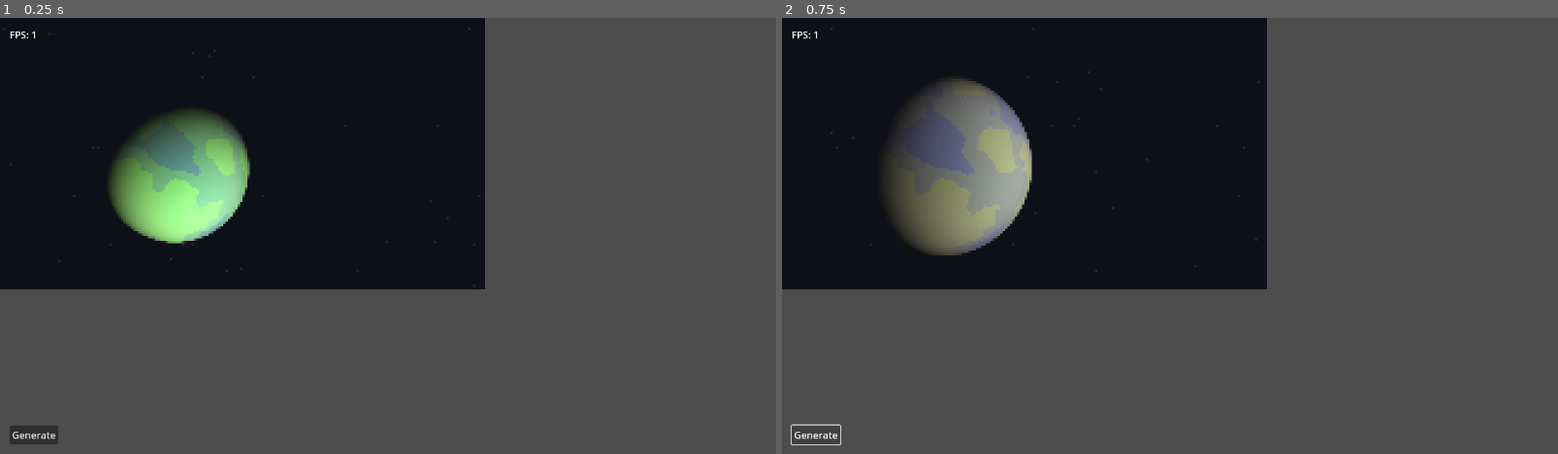
Above: before the commit, frames 1-2 (left to right).
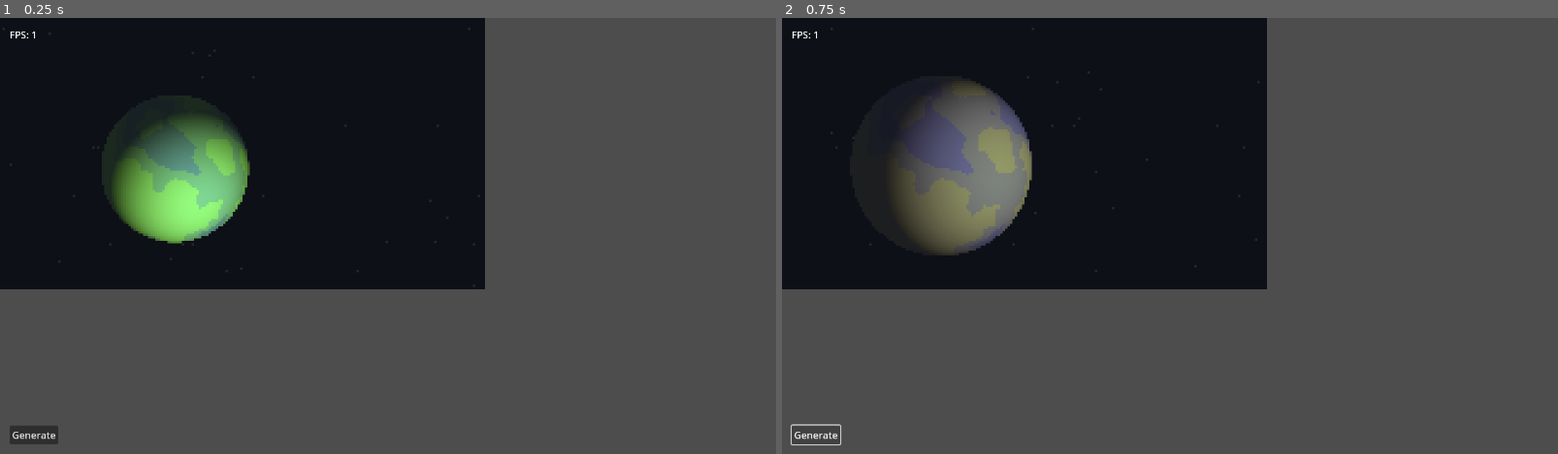
Above: after the commit, the same moments.

Repository: omgthan/planet
Game: Godot game, scene res://main.tscn
Same seed, same stepped clock (60 frames per second), same inputs: the game is played once before the commit and once after it.
Inputs:
- Up to frame 1 (0.25 s): no input
- Up to frame 2 (0.75 s): click "Generate" at 0.5 s

The runs differ from the first frame. In frame 1, 1.9% of the frame differs, in the area x 13-33%, y 17-52%; in frame 2, 1.7%.

Commit message:
Little tweaks

Diff:
--- a/main.gd
+++ b/main.gd
@@ -68,7 +68,7 @@
 	noise_texture.noise.frequency = 0.1 * (radius/Globals.planet_render_res.y)
 
 	# Make a new light source, orthogonal to the axis that the planet rotates around
-	light_source = axis.cross(Vector3(10,10,10))
+	light_source = axis.cross(Vector3(1,1,1))
 
 	atmo_thickness = randf_range(0.95, 1.2)	# New random atmosphere thickness
 
--- a/planet.gdshader
+++ b/planet.gdshader
@@ -42,20 +42,24 @@
 	);
 }
 
+vec3 mix_surface_atmo_color(vec3 surface_color, vec3 atmo_color, bool has_atmo) {
+	return mix(
+		// mix the surface color with the atmosphere color
+		// bias determined by thickness of atmosphere scaled from 0 to 1 (* 3/4)
+		surface_color,
+		atmo_color,
+		((atmo_thickness - 0.95) / (1.2 - 0.95)) * float(has_atmo) * 0.6
+	);
+}
+
 // calculate the color to apply at the certain point on the planet
 vec3 get_color(
-	vec3 surface_color, vec3 surface_diffuse, vec3 atmo_diffuse,
-	float has_atmo, float distance_from_center
+	vec3 surface_color, vec3 surface_diffuse, vec3 atmo_color,
+	bool has_atmo, float distance_from_center
 ) {
 	return max(
-		SPACE_COLOR,
-		mix(
-			// mix the surface color with the atmosphere color
-			// bias determined by thickness of atmosphere scaled from 0 to 1 (* 3/4)
-			surface_color * surface_diffuse,
-			atmo_diffuse,
-			((atmo_thickness - 0.95) / (1.2 - 0.95)) * has_atmo * 0.75
-		) + surface_diffuse * pow(distance_from_center * 0.5, 2.0) // make edges of planet brighter
+		mix(mix_surface_atmo_color(surface_color, atmo_color, has_atmo), SPACE_COLOR, 0.9),
+		mix_surface_atmo_color(surface_color, atmo_color, has_atmo) * surface_diffuse
 	);
 }
 
@@ -89,6 +93,7 @@
 	// get the rotation matrix around the custom axis at the new angle for this frame
 	mat3 planet_rotation = rotation_from_axis_and_angle(axis, angle);
 
+
 	/*
 		light_dir:			light direction is the normalized light source, with the rotation matrix applied
 		light_color:		color of the light, set to be white but might change to be variable at some point
@@ -96,29 +101,12 @@
 		diffuse:			diffuse color
 	*/
 	vec3 light_dir = normalize(light_source) * planet_rotation;
-	vec3 light_color = vec3(1.0, 1.0, 1.0);
+	vec3 light_color = vec3(1.0);
 	float diffuse_strength = max(0.0, dot(normalize(light_dir), point));
 	vec3 diffuse = diffuse_strength * light_color;
 
 	// modify the point lookup by the rotation matrix to rotate the sphere
 	point *= planet_rotation;
-
-	/*
-		this scales the point values to be from 0 to 1 instead of
-		(presumably) -1 to 1. from a technical standpoint, not sure why
-		this works the way it does but it displays the planet correctly
-		removing this line seems to make the surface texture symmetrical
-	*/
-	point = point/2.0 + 0.5;
-
-	// get the noise value at the current point
-	vec4 surface_noise = texture(noise_texture, abs(point));
-
-	// depth is the absolute value of the noise value at the point
-	vec3 depth = vec3(abs(surface_noise.xyz));
-
-	// distance from the pixel to the center of the circle
-	float circle_distance = sqrt(dot(pos,pos));
 
 	/*
 		btw this section doesn't really have strictly defined rules in place, i was
@@ -135,39 +123,62 @@
 	float atmo_strength = max(0.0, dot(normalize(light_dir), atmo_point));
 	float atmo_color_strength = distance(normalize(atmo_point), light_dir) / distance(normalize(axis), light_dir);
 	vec3 atmo_color = light_color * mix(base_atmo_color, horizon_atmo_color, pow(atmo_color_strength, 2.0));
+	vec3 atmo_color_surface = light_color * mix(horizon_atmo_color, base_atmo_color, pow(diffuse_strength, 2.0));
 	vec3 atmo_diffuse = atmo_strength * atmo_color;
 
-	float has_atmo = atmo_thickness > 1.0 ? 1.0 : 0.0;
+	bool has_atmo = atmo_thickness > 1.0;
+
+	/*
+		this scales the point values to be from 0 to 1 instead of
+		(presumably) -1 to 1. from a technical standpoint, not sure why
+		this works the way it does but it displays the planet correctly
+		removing this line seems to make the surface texture symmetrical
+	*/
+	point = point/2.0 + 0.5;
+	atmo_point = atmo_point/(atmo_thickness * 2.0) + atmo_thickness/2.0;
+
+	// get the noise value at the current point
+	vec4 surface_noise = texture(noise_texture, abs(point));
+
+	// depth is the absolute value of the noise value at the point
+	vec3 depth = vec3(abs(surface_noise.xyz));
+
+	// distance from the pixel to the center of the circle
+	float circle_distance = sqrt(dot(pos,pos));
 
 	// set the color, using the depth point to determine the color at the current point
 	// atmo strength application is done arbitrarily, no significance behind the formula
 	if (sqrt(dot(depth,depth)) > 0.999) {
 		COLOR = vec4(
 			// choose the max between background space color and the actual color
-			get_color(color_light, diffuse, atmo_diffuse, has_atmo, circle_distance),
+			get_color(color_light, diffuse, atmo_color_surface, has_atmo, circle_distance),
 			float(circle_distance < 1.0)
 		);
 	}
 	else if (sqrt(dot(depth,depth)) < 0.7){
 		COLOR = vec4(
 			// choose the max between background space color and the actual color
-			get_color(color_dark, diffuse, atmo_diffuse, has_atmo, circle_distance),
+			get_color(color_dark, diffuse, atmo_color_surface, has_atmo, circle_distance),
 			float(circle_distance < 1.0)
 		);
 	}
 	else {
 		COLOR = vec4(
 			// choose the max between background space color and the actual color
-			get_color(color_main, diffuse, atmo_diffuse, has_atmo, circle_distance),
+			get_color(color_main, diffuse, atmo_color_surface, has_atmo, circle_distance),
 			float(circle_distance < 1.0)
 		);
 	}
 
 	// set the color of the atmosphere
-	if (circle_distance > 1.0 && circle_distance < atmo_thickness && bool(has_atmo)) {
-		COLOR = vec4(
-			max(SPACE_COLOR, atmo_diffuse),
-			pow(abs((circle_distance - atmo_thickness)) * (1.0 / (atmo_thickness - 1.0)), 4.0)
-		);
+	if (circle_distance >= 1.0 && circle_distance < atmo_thickness) {
+		if (bool(has_atmo)) {
+			COLOR = vec4(
+				atmo_diffuse,
+				pow(abs(circle_distance - atmo_thickness) / (0.2), 3.0) * atmo_strength
+			);
+		} else {
+			COLOR = vec4(0.0);
+		}
 	}
 }
